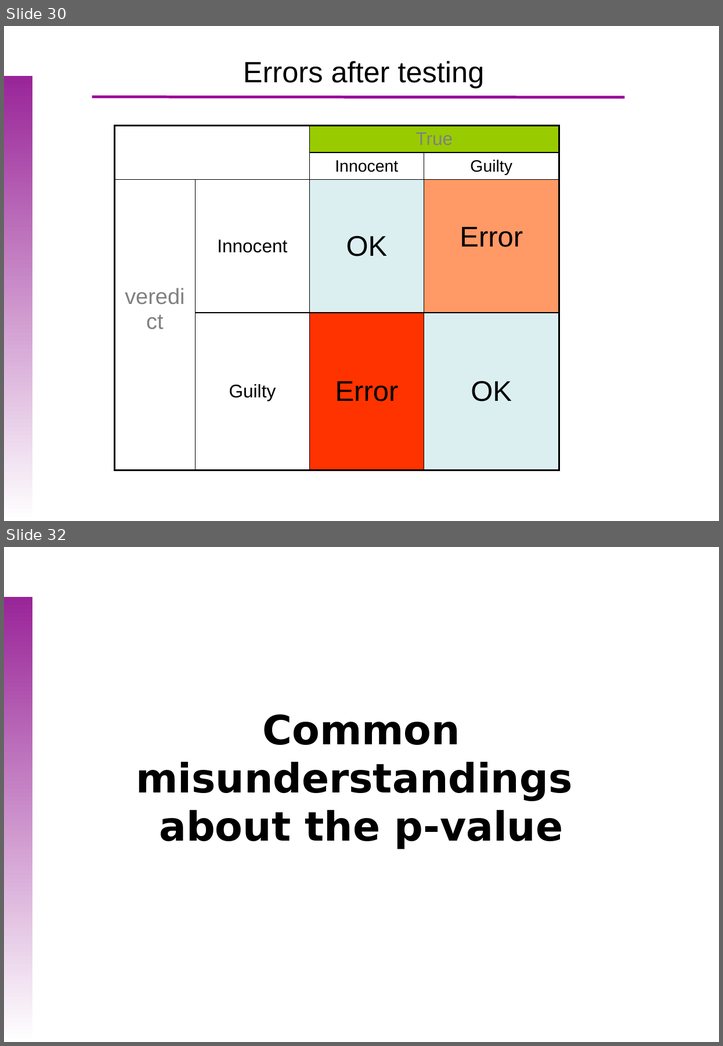
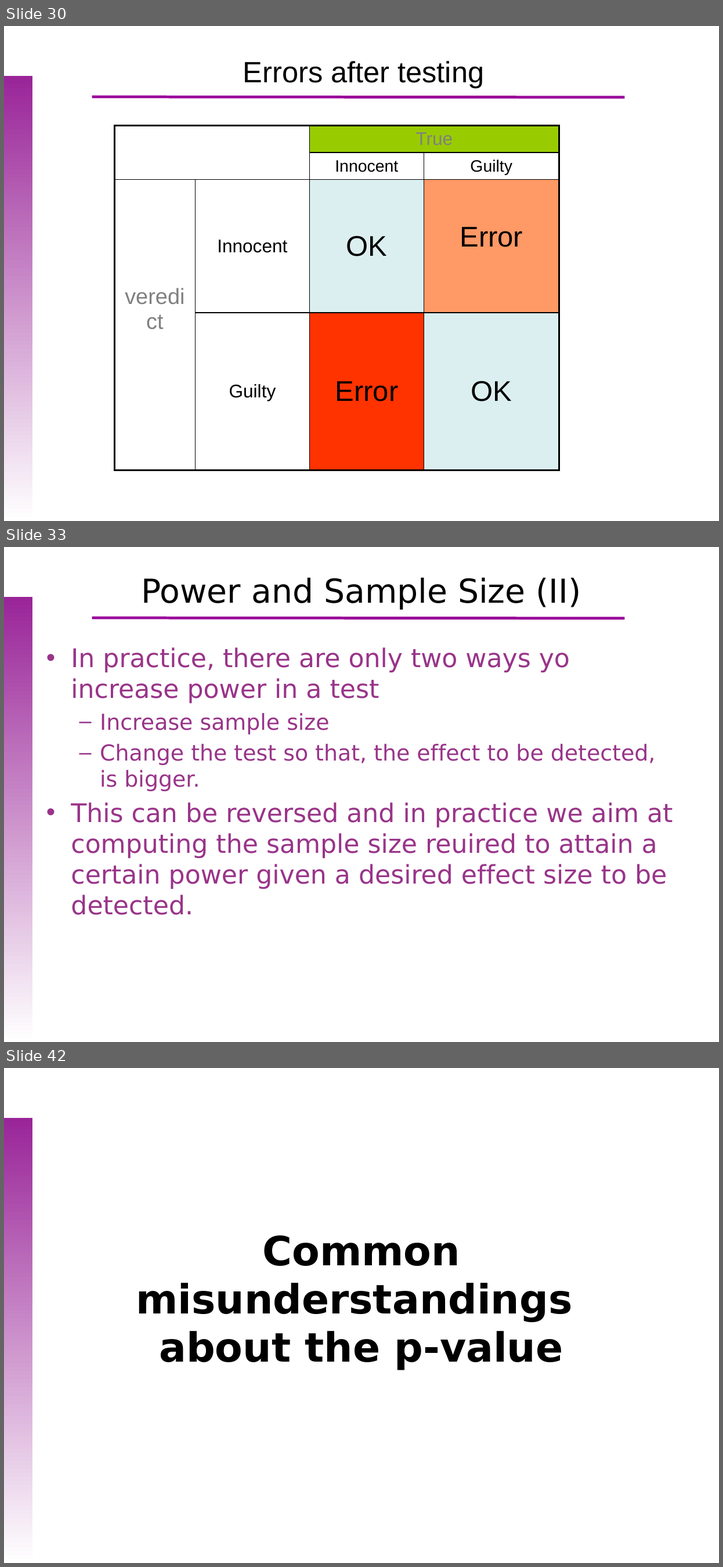
Before and after one commit to uebvhir/Course2020_Statistical-Analysis-with-R, a slide deck: Slides/StatisticsWithR-6-Principles_of_Hypothesis_Testing.pptx. Shown one above the other, each under a label of ours: slides 30 and 32 before the commit, slides 30, 33 and 42 after it; the slides between them are not shown. The pictures are 723x1046 and 723x1567 pixels, drawn with LibreOffice and Linux fonts; fonts in the diff are those of the drawing; background and template pictures are left out. Boxes give left, top, right and bottom in pixels: in the first picture for what was removed or moved away, otherwise in the second. Text is boxed around its words. In the diff, an @@ line names an element or a change of style, - is before the commit and + after.

```diff
--- a/Slides/StatisticsWithR-6-Principles_of_Hypothesis_Testing.pptx
+++ b/Slides/StatisticsWithR-6-Principles_of_Hypothesis_Testing.pptx
@@ slide 33 added at (x1=4, y1=547, x2=719, y2=1042), background picture (left out); not listed: 2 template elements that a slide beside it also shows @@
@@ title added at (x1=141, y1=577, x2=581, y2=610), 36 pt, text #000000 @@
+Power and Sample Size (II)
@@ text added at (x1=71, y1=647, x2=672, y2=915), 28 pt, text #993489 @@
+• In practice, there are only two ways yo increase power in a test
+  – Increase sample size
+  – Change the test so that, the effect to be detected, is bigger.
+• This can be reversed and in practice we aim at computing the sample size reuired to attain a certain power given a desired effect size to be detected.
@@ what was slide 32 is now slide 42 @@
```
Also in this commit, not shown: 1 slide changed, 9 other slides added, 6 other files.
